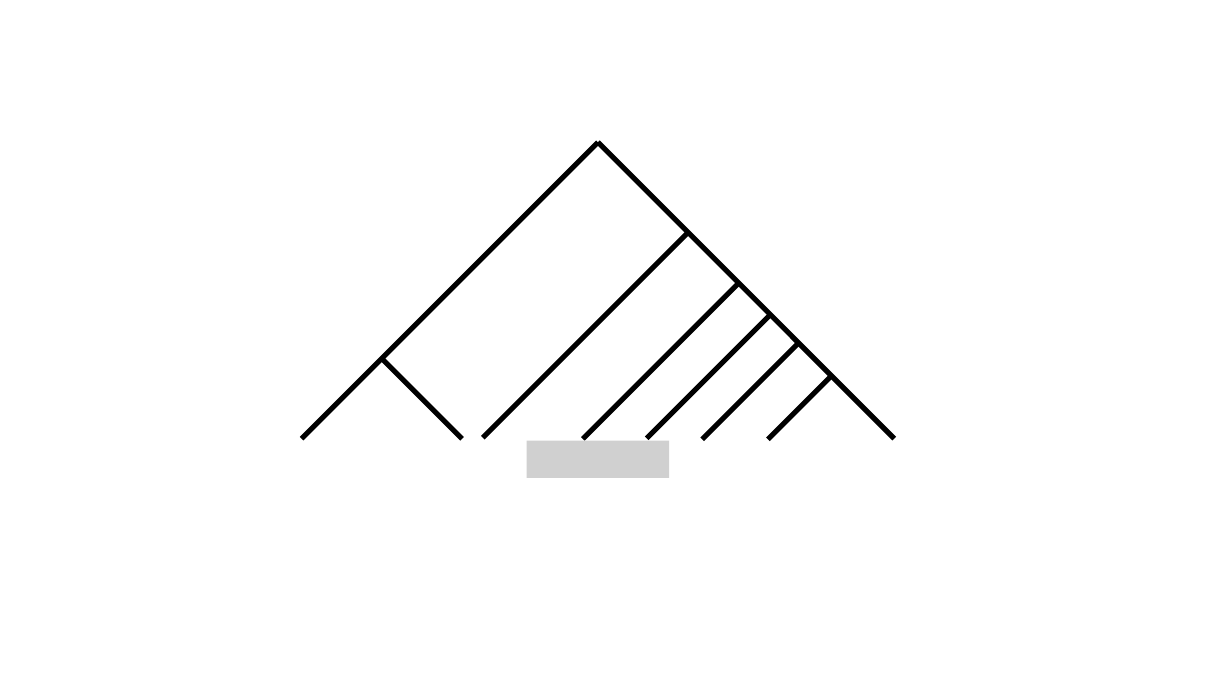
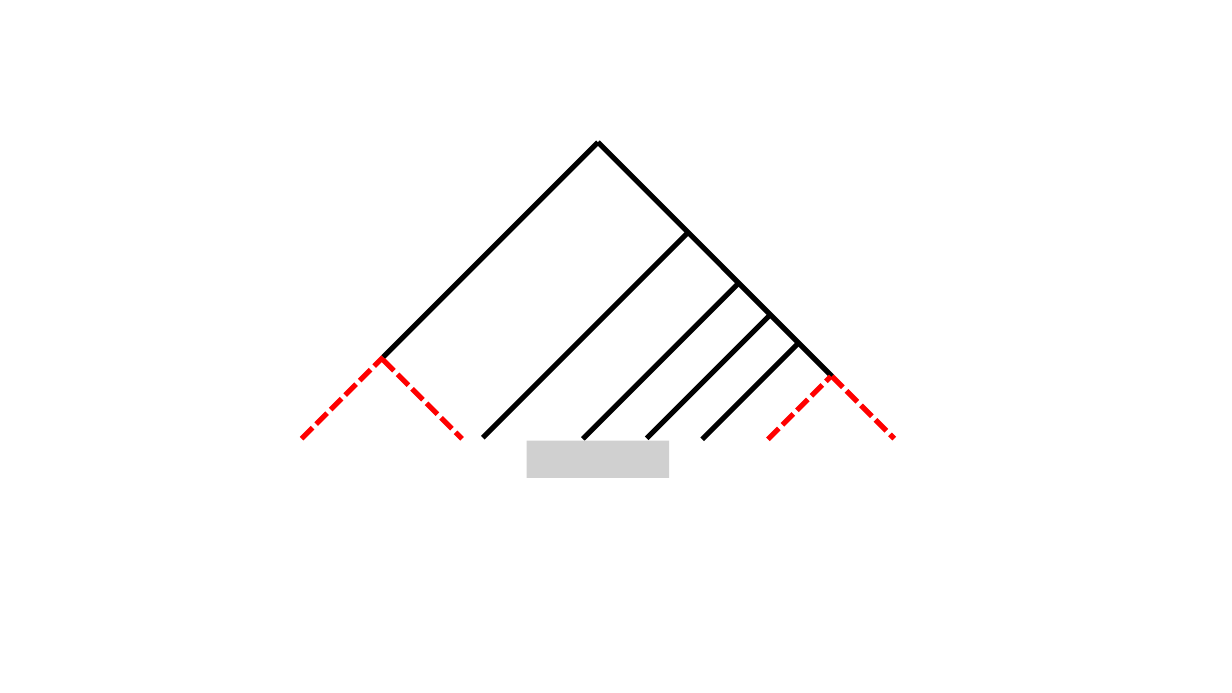
Before and after one commit to niemasd/Dual-Birth-Model, a slide deck: slide 3 of figures/FOR_PAPER/model_figures.pptx. Drawn at 1232x693 pixels with LibreOffice and Linux fonts; fonts in the diff are those of the drawing; grey boxes stand for pictures. Boxes give left, top, right and bottom in pixels: in the first picture for what was removed or moved away, otherwise in the second. Text is boxed around its words. In the diff, an @@ line names an element or a change of style, - is before the commit and + after.

```diff
--- a/figures/FOR_PAPER/model_figures.pptx
+++ b/figures/FOR_PAPER/model_figures.pptx
@@ line moved from (301, 439) - (598, 142) to (384, 358) - (598, 142) @@
@@ line moved from (598, 142) - (895, 439) to (598, 142) - (832, 376) @@
@@ line added from (301, 439) to (384, 358), #FF0000 4 pt dashed @@
@@ line (384, 360) - (462, 439): stroke #000000 4 pt to #FF0000 4 pt dashed @@
@@ line (768, 439) - (831, 376): stroke #000000 4 pt to #FF0000 4 pt dashed @@
@@ line added from (832, 376) to (895, 439), #FF0000 4 pt dashed @@
```
Also in this commit, not shown: 4 other slides changed, 1 slide added, 2 other files.
